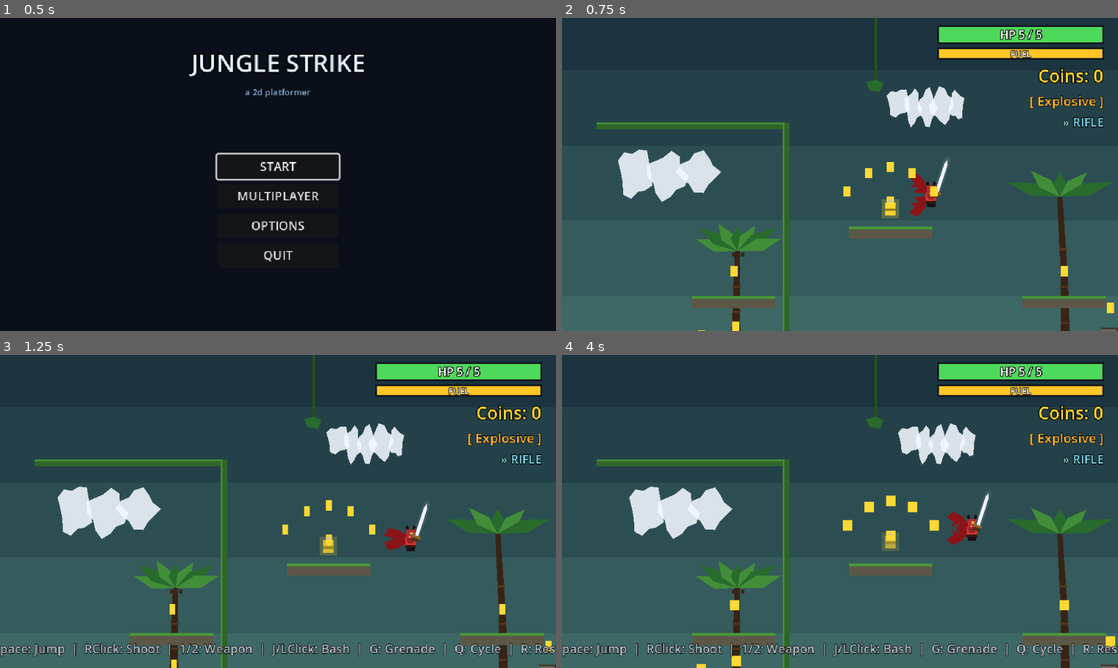
Above: before the commit, frames 1-4 (two rows, left to right).
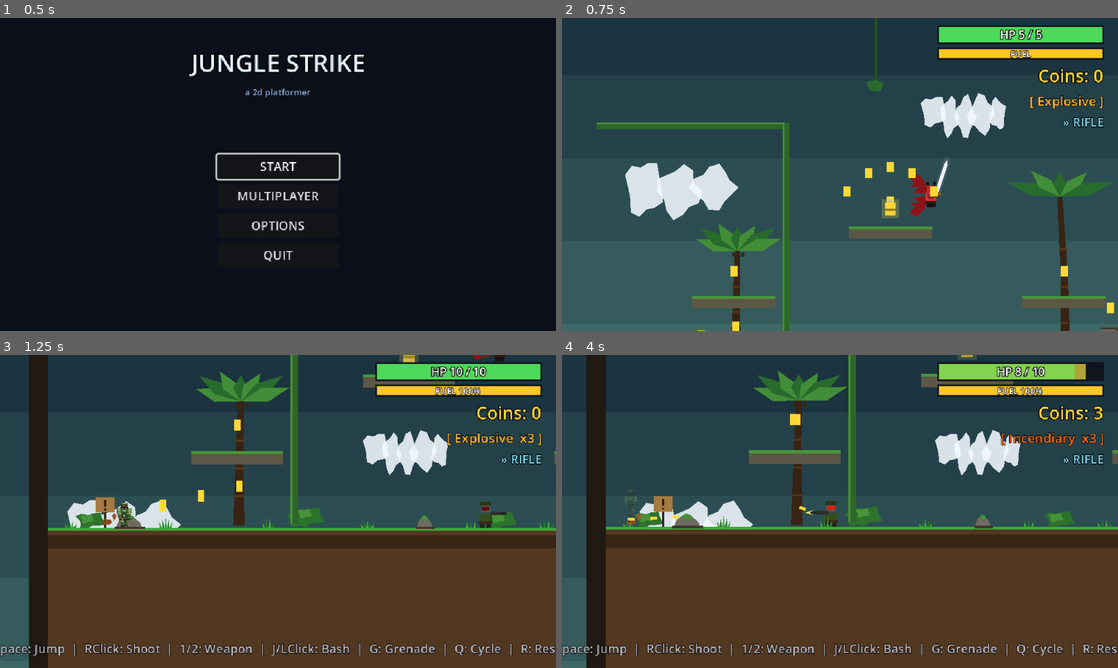
Above: after the commit, the same moments.

Repository: Crapula1/2d-platformer
Game: Godot game, scene res://scenes/MainMenu.tscn
The game is run twice, just before and just after one commit, with the same random seed, the same clock (stepped at 60 frames per second) and the same inputs.
Inputs (mouse positions are in pixels of both pictures, inside the frame that each line leads up to):
- Up to frame 1 (0.5 s): no input
- Up to frame 2 (0.75 s): click "START" at 0.5 s
- Up to frame 3 (1.25 s): no input
- Up to frame 4 (4 s): tap Enter at 1.25 s; move the mouse to (962, 495) at 1.27 s; hold D (move_right) 1.28-2 s; tap J (attack) at 1.35 s; click (962, 495) at 1.42 s; tap Space (jump) at 1.52, 1.82 s; drag from (728, 527) to (962, 508) at 2.02 s; move the mouse to (895, 442) at 2.77 s; hold A (move_left) 2.78-3.5 s; tap Q (cycle_grenade) at 2.85 s; drag from (812, 574) to (923, 533) at 3.52 s

Frame 1 is identical in both runs. In frame 2, 3.8% of the frame differs, in the area x 10-80%, y 21-65%; in frame 3, 53%; in frame 4, 55%, in the area x 4-100%, y 0-100%.
Error before the commit: Parse Error: Could not preload resource file "res://scenes/Player.tscn". (res://scripts/ProceduralLevel.gd:18)

Commit message:
fix: reorder Player.tscn so ext_resource entries come before sub_resource
THIS WAS THE FREEZE. The .tscn parser requires every [ext_resource]
declaration to appear before any [sub_resource]; my earlier edit added
the SceneReplicationConfig sub_resource immediately after the Script
ext_resource, leaving the texture ext_resources stranded after it. Parse
error on Player.tscn:51 meant Level.tscn couldn't instantiate the Player,
so the start sequence hung at "level appears, nothing happens".

Move the five Texture2D ext_resources up above the ReplConfig, restoring
the legal ordering. No other content changed.

Co-Authored-By: Claude Opus 4.7 <noreply@anthropic.com>

Diff:
--- a/scenes/Player.tscn
+++ b/scenes/Player.tscn
@@ -1,6 +1,11 @@
 [gd_scene load_steps=13 format=3]
 
 [ext_resource type="Script" path="res://scripts/Player.gd" id="1_player"]
+[ext_resource type="Texture2D" path="res://assets/sprites/frames/idle_0.png" id="2_idle"]
+[ext_resource type="Texture2D" path="res://assets/sprites/frames/walk_0.png" id="3_walk0"]
+[ext_resource type="Texture2D" path="res://assets/sprites/frames/walk_1.png" id="4_walk1"]
+[ext_resource type="Texture2D" path="res://assets/sprites/frames/walk_2.png" id="5_walk2"]
+[ext_resource type="Texture2D" path="res://assets/sprites/frames/walk_3.png" id="6_walk3"]
 
 [sub_resource type="SceneReplicationConfig" id="ReplConfig_player"]
 properties/0/path = NodePath(".:position")
@@ -48,11 +53,6 @@
 properties/14/path = NodePath(".:is_rolling")
 properties/14/spawn = true
 properties/14/replication_mode = 2
-[ext_resource type="Texture2D" path="res://assets/sprites/frames/idle_0.png" id="2_idle"]
-[ext_resource type="Texture2D" path="res://assets/sprites/frames/walk_0.png" id="3_walk0"]
-[ext_resource type="Texture2D" path="res://assets/sprites/frames/walk_1.png" id="4_walk1"]
-[ext_resource type="Texture2D" path="res://assets/sprites/frames/walk_2.png" id="5_walk2"]
-[ext_resource type="Texture2D" path="res://assets/sprites/frames/walk_3.png" id="6_walk3"]
 
 [sub_resource type="RectangleShape2D" id="RectangleShape2D_body"]
 size = Vector2(20, 28)
